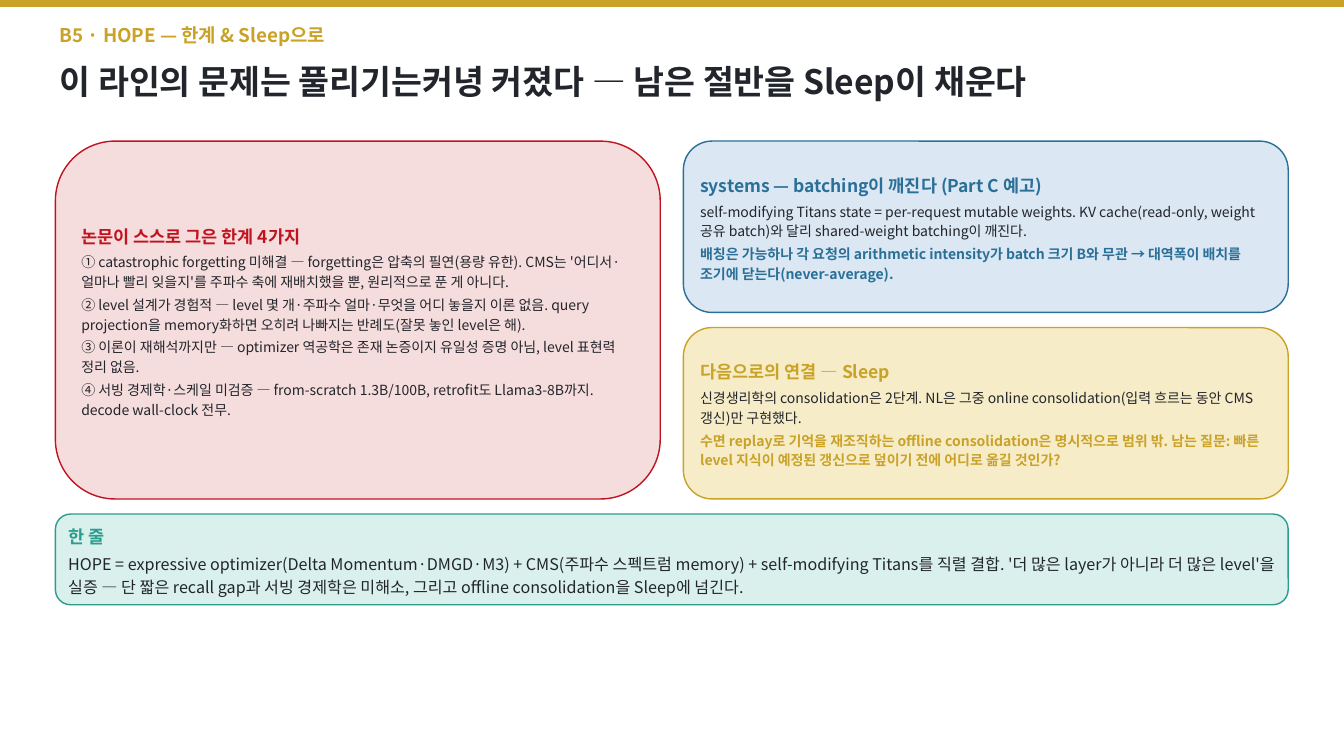
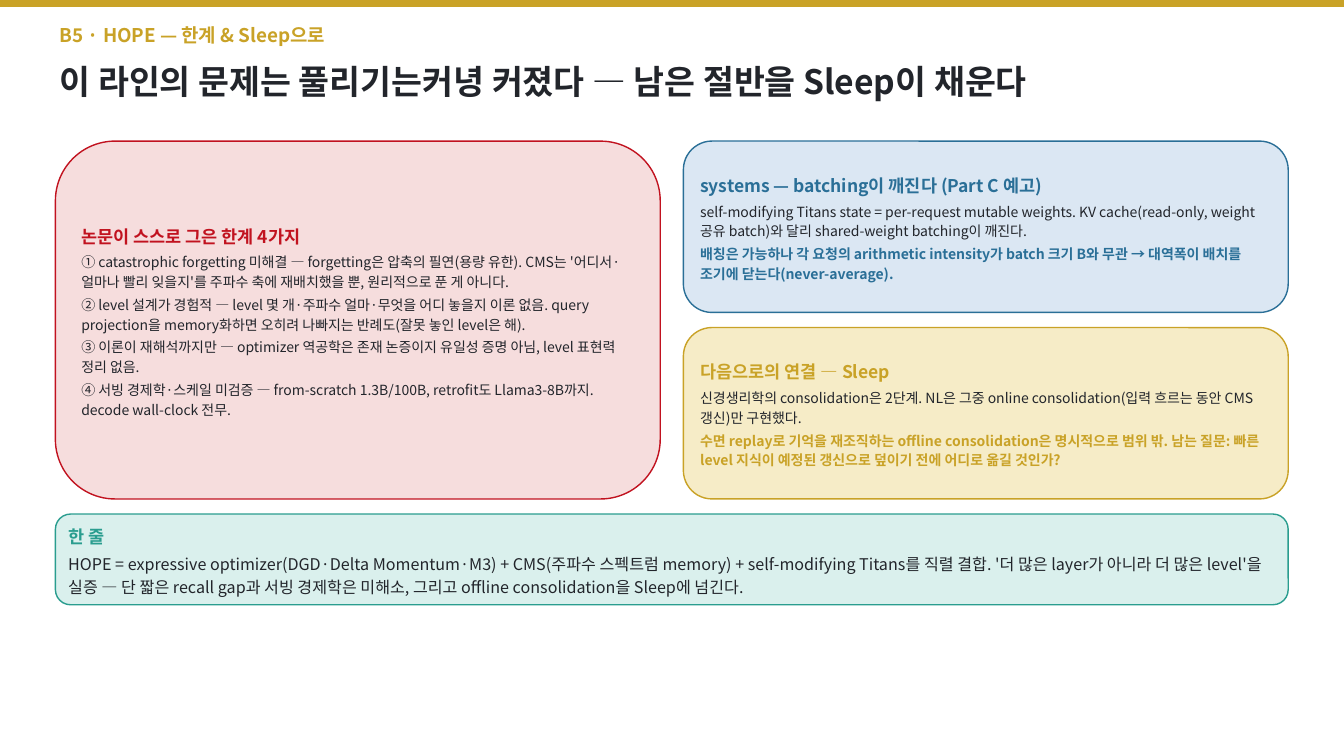
Before and after one commit to jimmylegendary/neural-memory-study, a slide deck: slide 70 of seminar/TTT-seminar.pptx. Drawn at 1344x756 pixels with LibreOffice and Linux fonts; fonts in the diff are those of the drawing. Boxes give left, top, right and bottom in pixels: in the first picture for what was removed or moved away, otherwise in the second. Text is boxed around its words. In the diff, an @@ line names an element or a change of style, - is before the commit and + after.

```diff
--- a/seminar/TTT-seminar.pptx
+++ b/seminar/TTT-seminar.pptx
@@ text in rounded rectangle at [68, 556, 1262, 597]: text changed @@
-HOPE = expressive optimizer(Delta Momentum·DMGD·M3) + CMS(주파수 스펙트럼 memory) + self-modifying Titans를 직렬 결합. '더 많은 layer가 아니라 더 많은 level'을 실증 — 단 짧은 recall gap과 서빙 경제학은 미해소, 그리고 offline consolidation을 Sleep에 넘긴다.
+HOPE = expressive optimizer(DGD·Delta Momentum·M3) + CMS(주파수 스펙트럼 memory) + self-modifying Titans를 직렬 결합. '더 많은 layer가 아니라 더 많은 level'을 실증 — 단 짧은 recall gap과 서빙 경제학은 미해소, 그리고 offline consolidation을 Sleep에 넘긴다.
```
Also in this commit, not shown: 10 other slides changed, 2 other files.
